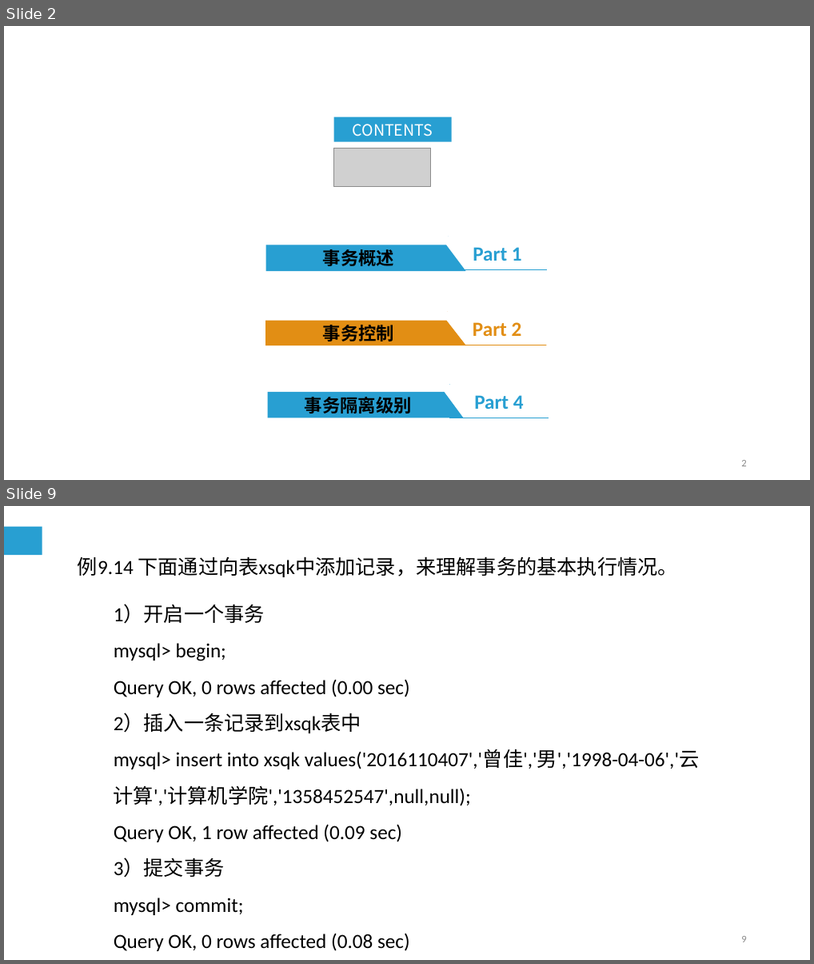
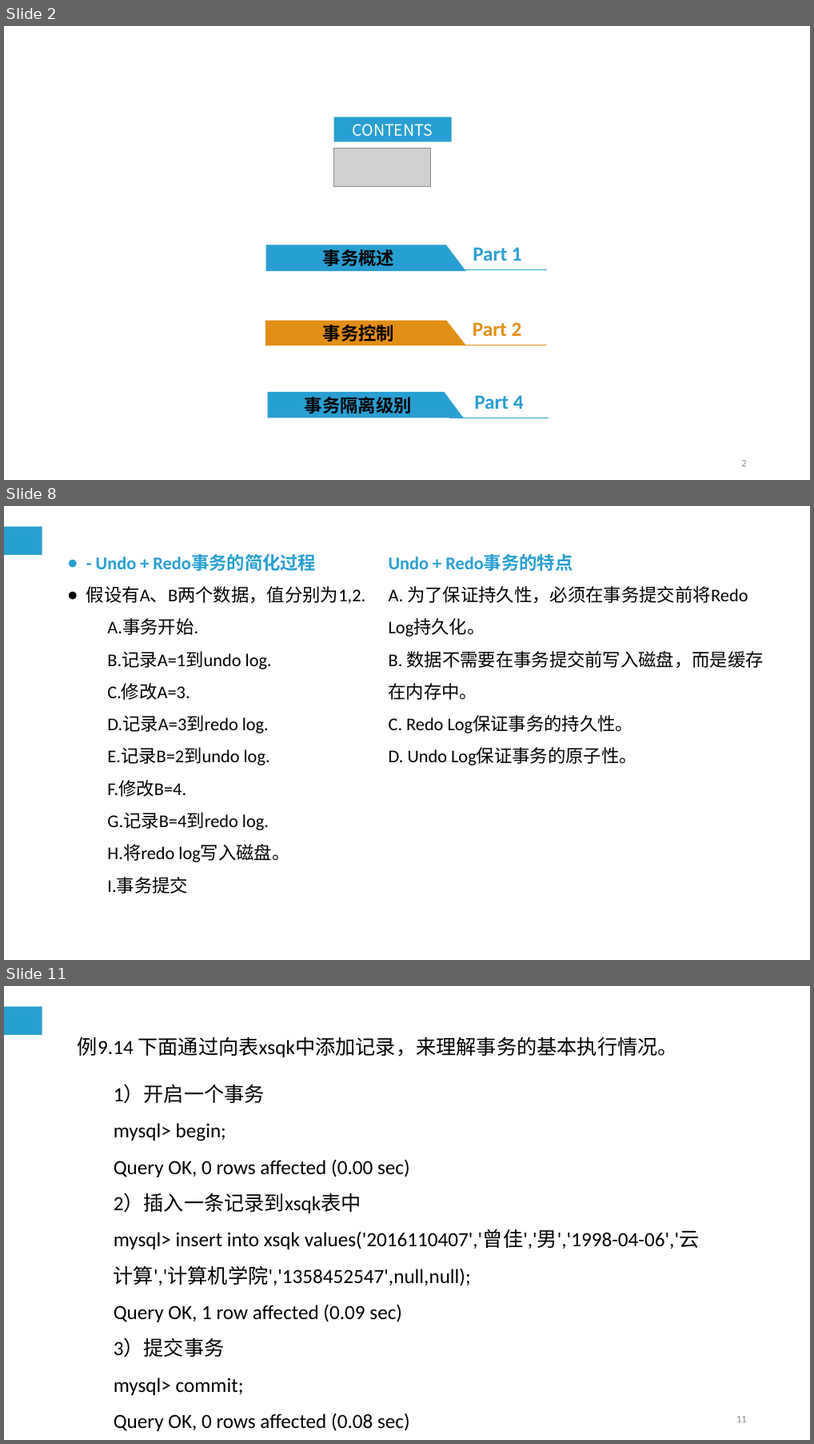
Before and after one commit to cqj726/mysql-s-PPT, a slide deck: PPT/第9章 MySQL编程基础（四）.ppt. Shown one above the other, each under a label of ours: slides 2 and 9 before the commit, slides 2, 8 and 11 after it; the slides between them are not shown. The pictures are 814x964 and 814x1444 pixels, drawn with LibreOffice and Linux fonts; fonts in the diff are those of the drawing; grey boxes stand for pictures. Boxes give left, top, right and bottom in pixels: in the first picture for what was removed or moved away, otherwise in the second. Text is boxed around its words. In the diff, an @@ line names an element or a change of style, - is before the commit and + after.

```diff
--- a/PPT/第9章 MySQL编程基础（四）.ppt
+++ b/PPT/第9章 MySQL编程基础（四）.ppt
@@ slide 8 added at (4, 506, 810, 960), background #FFFFFF; not listed: 1 template element that a slide beside it also shows @@
@@ text added at (86, 554, 366, 893), 16 pt, text #000000 @@
+● - Undo + Redo事务的简化过程
+● 假设有A、B两个数据，值分别为1,2.
+  A.事务开始.
+  B.记录A=1到undo log.
+  C.修改A=3.
+  D.记录A=3到redo log.
+  E.记录B=2到undo log.
+  F.修改B=4.
+  G.记录B=4到redo log.
+  H.将redo log写入磁盘。
+  I.事务提交
@@ text added at (389, 554, 763, 765), 16 pt, text #000000 @@
+Undo + Redo事务的特点
+A. 为了保证持久性，必须在事务提交前将Redo Log持久化。
+B. 数据不需要在事务提交前写入磁盘，而是缓存在内存中。
+C. Redo Log保证事务的持久性。
+D. Undo Log保证事务的原子性。
@@ what was slide 9 is now slide 11 @@
@@ page number at (737, 1416, 747, 1422): text changed @@
-9
+11
```
Also in this commit, not shown: 5 slides changed, 4 other slides added, 3 slides removed, 4 other files.
